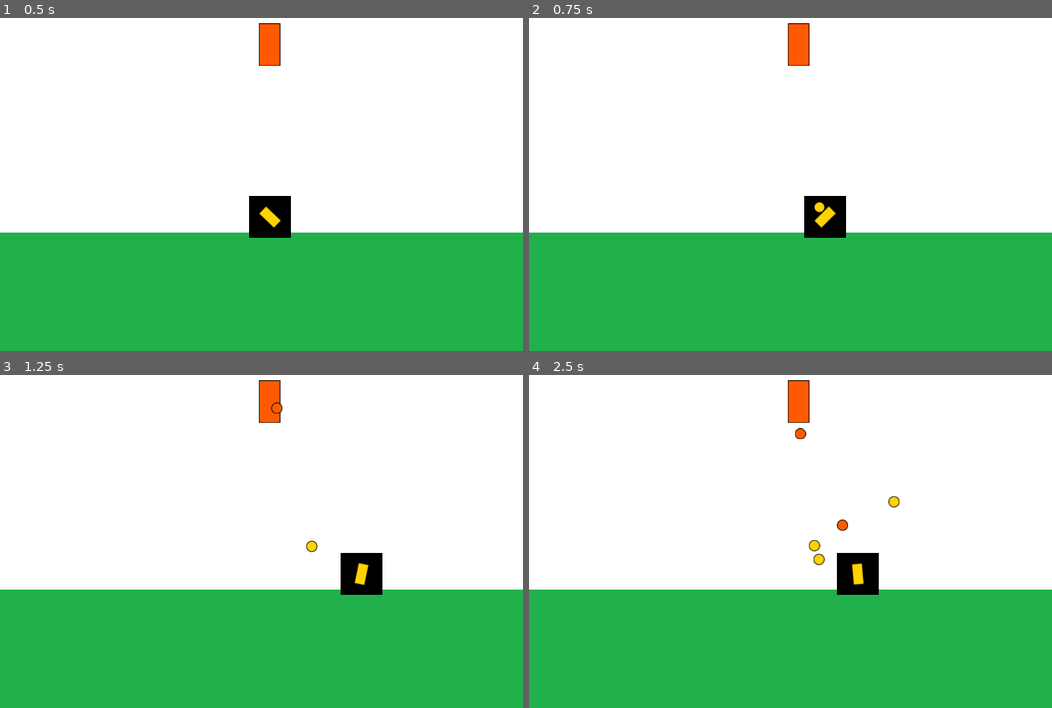
Above: before the commit, frames 1-4 (two rows, left to right).
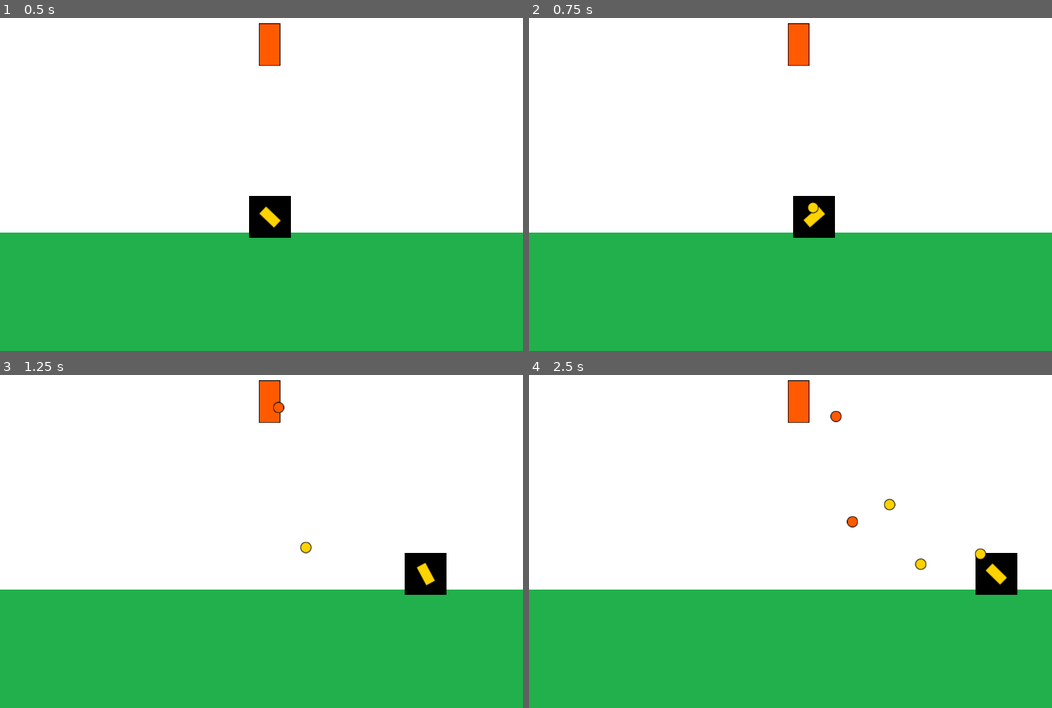
Above: after the commit, the same moments.

Repository: CristianMartin/entregas-ipv-Aranguren-Cristian
Game: Godot game, scene res://Main.tscn
Same seed, same stepped clock (60 frames per second), same inputs: the game is played once before the commit and once after it.
Inputs (mouse positions are in pixels of both pictures, inside the frame that each line leads up to):
- Up to frame 1 (0.5 s): no input
- Up to frame 2 (0.75 s): tap Enter at 0.5 s; move the mouse to (905, 134) at 0.52 s; hold D (move_right) from 0.53 s (still down); click (905, 134) at 0.6 s
- Up to frame 3 (1.25 s): keep holding D (move_right)
- Up to frame 4 (2.5 s): move the mouse to (685, 531) at 1.27 s; release D (move_right) at 1.28 s; hold A (move_left) 1.28-2.03 s; click (685, 531) at 1.35 s; move the mouse to (842, 424) at 2.02 s; hold D (move_right) from 2.03 s (still down); click (842, 424) at 2.1 s

Frame 1 is identical in both runs. In frame 2, 0.8% of the frame differs, in the area x 50-61%, y 53-67%; in frame 3, 2.2%; in frame 4, 2.6%, in the area x 50-94%, y 10-67%.

Commit message:
agregado bonus de aceleración al player

Diff:
--- a/entrega-2-Aranguren-Cristian/entities/player/Player.gd
+++ b/entrega-2-Aranguren-Cristian/entities/player/Player.gd
@@ -2,8 +2,11 @@
 
 onready var cannon:Sprite = $Cannon
 
-var speed = 200 #Pixeles
+export (float) var acceleration:float = 18.0
+export (float) var speed_limit:float = 500.0
+export (float) var friction_weight:float = 0.1
 
+var velocity:Vector2 = Vector2.ZERO
 var projectile_container:Node
 
 func set_projectile_container(container:Node):
@@ -12,15 +15,19 @@
 
 func _physics_process(delta):
 
-	var direction_optimized:int = int(Input.is_action_pressed("move_right")) - int(Input.is_action_pressed("move_left"))
-
 	var mouse_position:Vector2 = get_global_mouse_position()
-	#var origen:Vector2 = global_position
-	#var direction_vector:Vector2 = (mouse_position - origen).normalized()
 
 	cannon.look_at(mouse_position)
 
 	if Input.is_action_just_pressed("fire"):
 		cannon.fire()
 
-	position.x += direction_optimized * speed * delta
+
+	var direction_optimized:int = int(Input.is_action_pressed("move_right")) - int(Input.is_action_pressed("move_left"))
+
+	if direction_optimized !=0:
+		velocity.x = clamp(velocity.x + (direction_optimized * acceleration), -speed_limit, speed_limit)
+	else:
+		velocity.x = lerp(velocity.x, 0, friction_weight) if abs(velocity.x) > 1 else 0
+
+	position += velocity * delta
